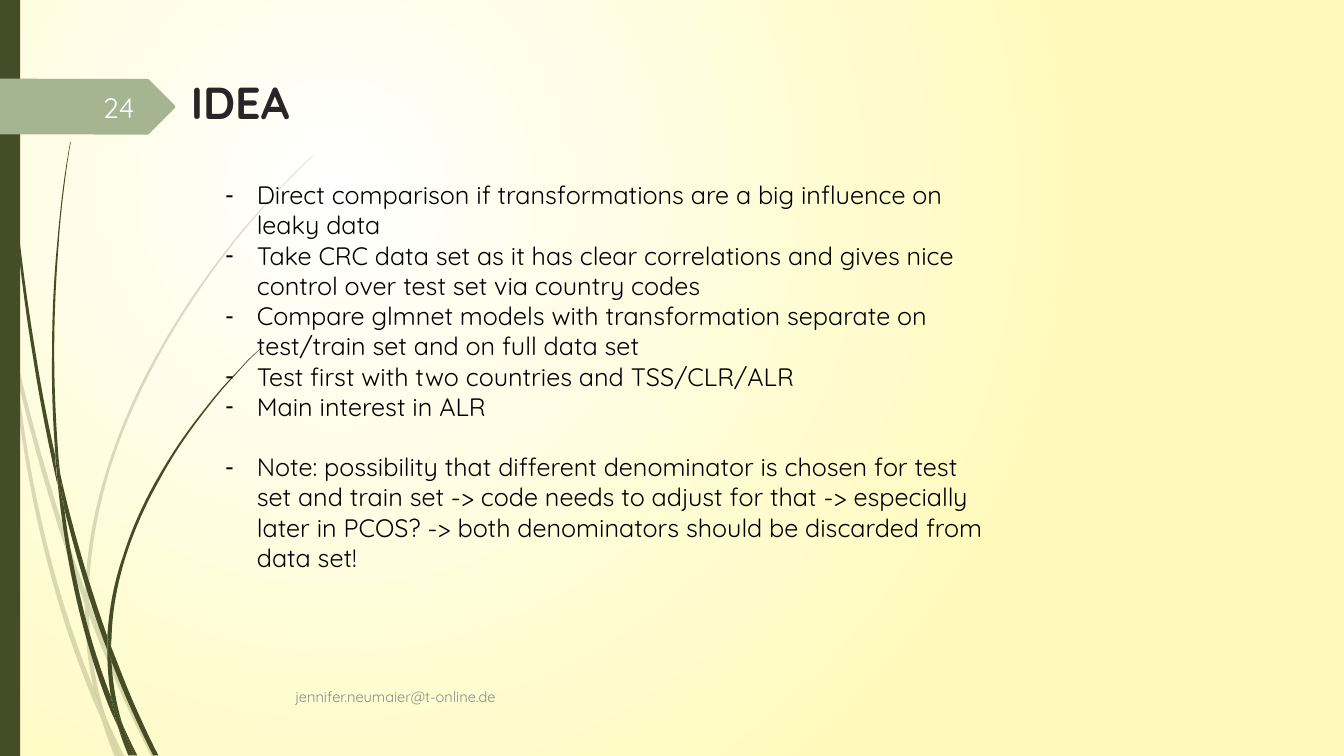
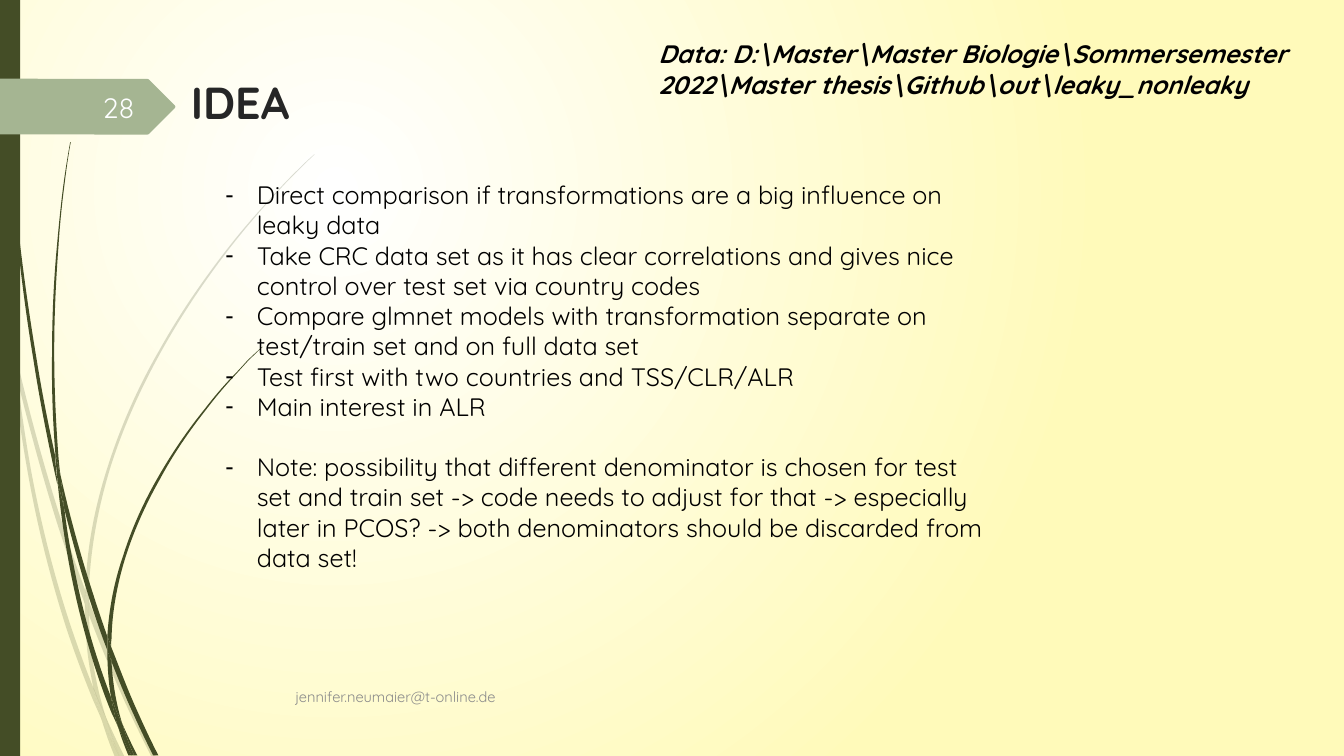
Before and after one commit to JenniferNeumaier/ml_coda, a slide deck: slide 28 of doc/Project_structure_notes.pptx (slide 24 before the commit). Drawn at 1344x756 pixels with LibreOffice and Linux fonts; fonts in the diff are those of the drawing. Boxes give left, top, right and bottom in pixels: in the first picture for what was removed or moved away, otherwise in the second. Text is boxed around its words. In the diff, an @@ line names an element or a change of style, - is before the commit and + after.

```diff
--- a/doc/Project_structure_notes.pptx
+++ b/doc/Project_structure_notes.pptx
@@ text added at box(658, 43, 1287, 99), 18 pt, text #000000, bold, italic @@
+Data: D:\Master\Master Biologie\Sommersemester 2022\Master thesis\Github\out\leaky_nonleaky
@@ page number at box(103, 98, 135, 118): text changed @@
-24
+28
```
Also in this commit, not shown: 24 other slides changed, 4 slides added, 38 other files.
